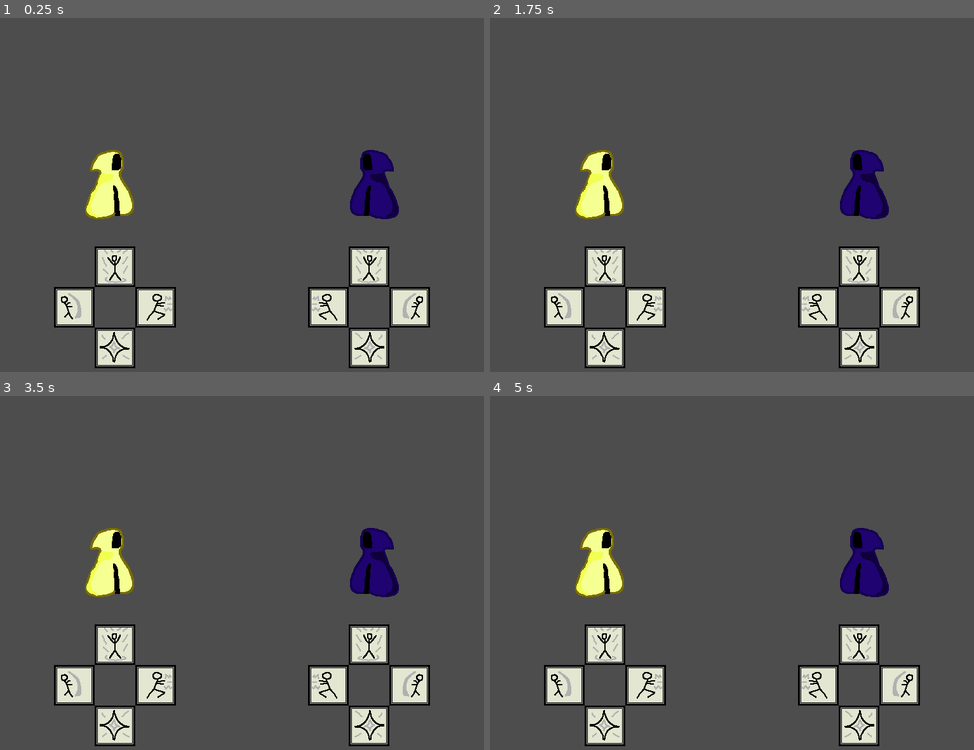
Above: before the commit, frames 1-4 (two rows, left to right).
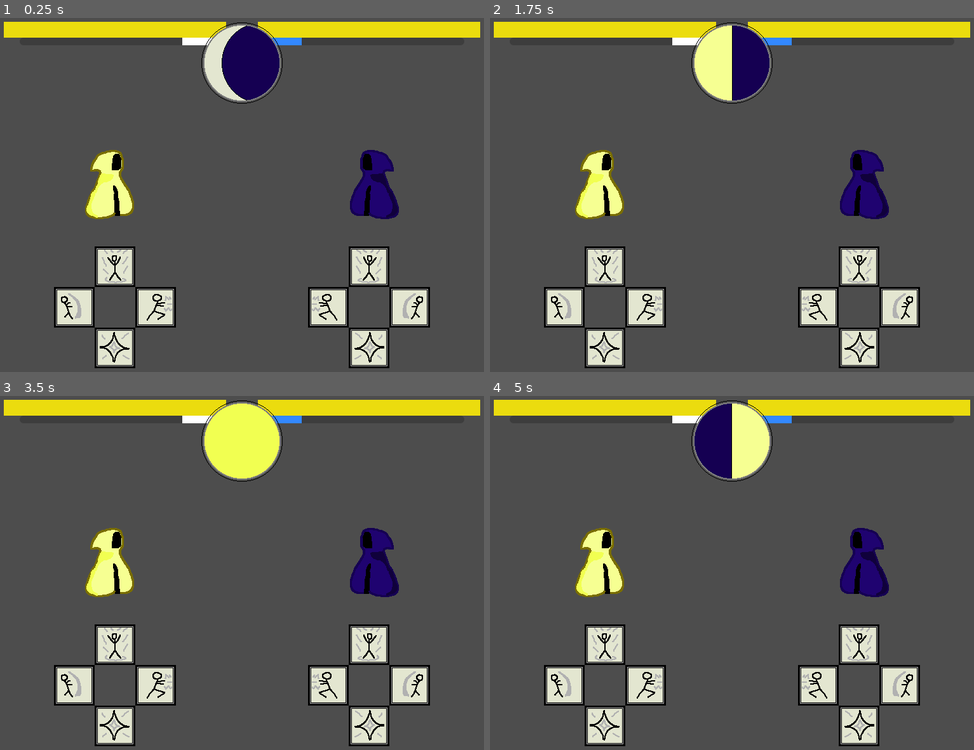
Above: after the commit, the same moments.

Repository: SamBumgardner/final-midnight
Game: Godot game, scene res://gameplay/test_scene.tscn
Same seed, same stepped clock (60 frames per second), same inputs: the game is played once before the commit and once after it.
Inputs:
- Up to frame 1 (0.25 s): no input
- Up to frame 2 (1.75 s): tap Enter (ui_accept) at 0.5, 0.6, 0.77, 1.07, 1.35, 1.52 s
- Up to frame 3 (3.5 s): tap Enter (ui_accept) at 1.82, 2.1, 2.75, 2.85, 3.02, 3.32 s
- Up to frame 4 (5 s): tap Enter (ui_accept) at 3.6, 3.77, 4.07, 4.35, 4.52, 4.82 s

The runs differ from the first frame. In frame 1, 7.1% of the frame differs, in the area x 0-100%, y 1-25%; in frame 2, 7.1%; in frame 3, 7.1%; in frame 4, 7.1%.

Commit message:
connected player to hud, finish game over

Diff:
--- a/gameplay/test_scene.gd
+++ b/gameplay/test_scene.gd
@@ -2,6 +2,17 @@
 
 signal resolve_round_actions
 signal new_round
+signal game_over
+
+const TURN_NUMBER_FINAL = 5
+const TURN_MOON_PHASES = [
+	GlobalConstants.MoonPhases.CRESCENT,
+	GlobalConstants.MoonPhases.HALF,
+	GlobalConstants.MoonPhases.FULL,
+	GlobalConstants.MoonPhases.HALF,
+	GlobalConstants.MoonPhases.CRESCENT,
+]
+var turn_number = 0
 
 # Called when the node enters the scene tree for the first time.
 func _ready():
@@ -9,9 +20,21 @@
 	connect("resolve_round_actions", $Player2._on_resolve_round_actions)
 	connect("new_round", $Player1/ControlPalette._on_new_round)
 	connect("new_round", $Player2/ControlPalette._on_new_round)
+	connect("game_over", $Player1/ControlPalette._on_game_over)
+	connect("game_over", $Player2/ControlPalette._on_game_over)
+	connect("new_round", $Hud._on_new_round)
+	connect("game_over", $Hud._on_game_over)
+
+	emit_signal("new_round", turn_number, TURN_MOON_PHASES[turn_number])
 
 # Called every frame. 'delta' is the elapsed time since the previous frame.
 func _process(delta):
 	if Input.is_action_just_pressed("ui_accept"):
-		emit_signal("resolve_round_actions", [0, 1], [$Player1, $Player2], [$Player1/ControlPalette.current_action, $Player2/ControlPalette.current_action], GlobalConstants.MoonPhases.CRESCENT)
-		emit_signal("new_round")
+		emit_signal("resolve_round_actions", [0, 1], [$Player1, $Player2], [$Player1/ControlPalette.current_action, $Player2/ControlPalette.current_action], TURN_MOON_PHASES[turn_number])
+		if(_check_game_over()):
+			emit_signal("game_over")
+		turn_number = (turn_number + 1) % 5
+		emit_signal("new_round", turn_number, TURN_MOON_PHASES[turn_number])
+
+func _check_game_over():
+	return $Player1.health <= 0 or $Player2.health <=0
--- a/gameplay/test_scene.tscn
+++ b/gameplay/test_scene.tscn
@@ -1,7 +1,8 @@
-[gd_scene load_steps=3 format=3 uid="uid://c882gi2vo050k"]
+[gd_scene load_steps=4 format=3 uid="uid://c882gi2vo050k"]
 
 [ext_resource type="Script" path="res://gameplay/test_scene.gd" id="1_q6wjb"]
 [ext_resource type="PackedScene" uid="uid://bomodjcon6ive" path="res://player/Player.tscn" id="2_qrmxx"]
+[ext_resource type="PackedScene" uid="uid://by506lrsgi7qw" path="res://hud/Hud.tscn" id="3_wo64q"]
 
 [node name="test_scene" type="Node2D"]
 script = ExtResource("1_q6wjb")
@@ -13,3 +14,7 @@
 position = Vector2(600, 275)
 scale = Vector2(-1, 1)
 player_number = 1
+
+[node name="Hud" parent="." node_paths=PackedStringArray("player0", "player1") instance=ExtResource("3_wo64q")]
+player0 = NodePath("../Player1")
+player1 = NodePath("../Player2")
--- /dev/null
+++ b/hud/Hud.gd
@@ -0,0 +1,49 @@
+extends CanvasLayer
+
+class_name Hud
+
+@export var player0:Player
+@export var player1:Player
+
+const GAME_OVER_TEXT_TEMPLATE = \
+"[center]%s
+IS WORTHY[/center]"
+
+# Called when the node enters the scene tree for the first time.
+func _ready():
+	pass # Replace with function body.
+
+func _on_new_round(round_number, _moon_phase):
+	$MoonPhase.frame = round_number + 1
+
+# Called every frame. 'delta' is the elapsed time since the previous frame.
+func _process(delta):
+	$p0Health.value = player0.health
+	$p0Health/p0Charge.value = player0.charge
+	$p1Health.value = player1.health
+	$p1Health/p1Charge.value = player1.charge
+
+func _on_game_over():
+	_format_game_over_text()
+	$AnimationPlayer.play("GameOverAnimation")
+
+func _format_game_over_text():
+	var p0_defeat = player0.health <= 0
+	var p1_defeat = player1.health <= 0
+	var gameOverText = $GameOverGroup/GameOverText as RichTextLabel
+	var worthy_name = "MOON"
+	if p1_defeat and !p0_defeat:
+		worthy_name = "P1"
+	elif p0_defeat and !p1_defeat:
+		worthy_name = "P2"
+	elif p0_defeat and p1_defeat:
+		worthy_name = "NOBODY"
+	else:
+		if player0.health > player1.health:
+			worthy_name = "P1"
+		elif player0.health < player1.health:
+			worthy_name = "P2"
+		else:
+			worthy_name = "NOBODY"
+
+	gameOverText.text = GAME_OVER_TEXT_TEMPLATE % worthy_name
--- /dev/null
+++ b/hud/Hud.tscn
@@ -0,0 +1,249 @@
+[gd_scene load_steps=9 format=3 uid="uid://by506lrsgi7qw"]
+
+[ext_resource type="Texture2D" uid="uid://bv754pd1x1m6a" path="res://assets/moon_phases.png" id="1_7dq4i"]
+[ext_resource type="Script" path="res://hud/Hud.gd" id="1_d0cnq"]
+
+[sub_resource type="StyleBoxFlat" id="StyleBoxFlat_w6uk2"]
+bg_color = Color(0.921569, 0.862745, 0.054902, 1)
+
+[sub_resource type="StyleBoxFlat" id="StyleBoxFlat_lctva"]
+bg_color = Color(1, 1, 1, 1)
+
+[sub_resource type="StyleBoxFlat" id="StyleBoxFlat_ujdmx"]
+bg_color = Color(0.921569, 0.862745, 0.054902, 1)
+
+[sub_resource type="StyleBoxFlat" id="StyleBoxFlat_011d0"]
+bg_color = Color(0.2, 0.533333, 1, 1)
+
+[sub_resource type="Animation" id="Animation_frb6j"]
+resource_name = "GameOverAnimation"
+length = 5.0
+tracks/0/type = "value"
+tracks/0/imported = false
+tracks/0/enabled = true
+tracks/0/path = NodePath("GameOverGroup/FlyByText:position")
+tracks/0/interp = 1
+tracks/0/loop_wrap = true
+tracks/0/keys = {
+"times": PackedFloat32Array(1, 3),
+"transitions": PackedFloat32Array(1, 1),
+"update": 0,
+"values": [Vector2(-546, 163), Vector2(900, 163)]
+}
+tracks/1/type = "value"
+tracks/1/imported = false
+tracks/1/enabled = true
+tracks/1/path = NodePath("GameOverGroup/FlyByText3:position")
+tracks/1/interp = 1
+tracks/1/loop_wrap = true
+tracks/1/keys = {
+"times": PackedFloat32Array(1, 2.3),
+"transitions": PackedFloat32Array(1, 1),
+"update": 0,
+"values": [Vector2(-380, 461), Vector2(1200, 461)]
+}
+tracks/2/type = "value"
+tracks/2/imported = false
+tracks/2/enabled = true
+tracks/2/path = NodePath("GameOverGroup/FlyByText2:position")
+tracks/2/interp = 1
+tracks/2/loop_wrap = true
+tracks/2/keys = {
+"times": PackedFloat32Array(1, 2.7),
+"transitions": PackedFloat32Array(1, 1),
+"update": 0,
+"values": [Vector2(843, 356), Vector2(-300, 356)]
+}
+tracks/3/type = "value"
+tracks/3/imported = false
+tracks/3/enabled = true
+tracks/3/path = NodePath("GameOverGroup/FlyByText4:position")
+tracks/3/interp = 1
+tracks/3/loop_wrap = true
+tracks/3/keys = {
+"times": PackedFloat32Array(1, 1.9),
+"transitions": PackedFloat32Array(1, 1),
+"update": 0,
+"values": [Vector2(836, 104), Vector2(-300, 104)]
+}
+tracks/4/type = "value"
+tracks/4/imported = false
+tracks/4/enabled = true
+tracks/4/path = NodePath("GameOverGroup/GameOverText:visible")
+tracks/4/interp = 1
+tracks/4/loop_wrap = true
+tracks/4/keys = {
+"times": PackedFloat32Array(1, 4),
+"transitions": PackedFloat32Array(1, 1),
+"update": 1,
+"values": [false, true]
+}
+
+[sub_resource type="AnimationLibrary" id="AnimationLibrary_m6u36"]
+_data = {
+"GameOverAnimation": SubResource("Animation_frb6j")
+}
+
+[node name="Hud" type="CanvasLayer"]
+process_mode = 3
+script = ExtResource("1_d0cnq")
+
+[node name="p0Health" type="ProgressBar" parent="."]
+offset_left = 25.0
+offset_top = 25.0
+offset_right = 375.0
+offset_bottom = 50.0
+theme_override_styles/fill = SubResource("StyleBoxFlat_w6uk2")
+max_value = 5.0
+step = 1.0
+value = 3.0
+fill_mode = 1
+show_percentage = false
+
+[node name="p0Charge" type="ProgressBar" parent="p0Health"]
+layout_mode = 0
+offset_left = 25.0
+offset_top = 25.0
+offset_right = 345.0
+offset_bottom = 37.0
+theme_override_styles/fill = SubResource("StyleBoxFlat_lctva")
+max_value = 5.0
+step = 1.0
+value = 1.0
+fill_mode = 1
+show_percentage = false
+
+[node name="p1Health" type="ProgressBar" parent="."]
+layout_direction = 3
+offset_left = 25.0
+offset_top = 25.0
+offset_right = 375.0
+offset_bottom = 50.0
+theme_override_styles/fill = SubResource("StyleBoxFlat_ujdmx")
+max_value = 5.0
+step = 1.0
+value = 2.0
+fill_mode = 1
+show_percentage = false
+
+[node name="p1Charge" type="ProgressBar" parent="p1Health"]
+layout_direction = 3
+layout_mode = 0
+offset_left = 25.0
+offset_top = 25.0
+offset_right = 345.0
+offset_bottom = 37.0
+theme_override_styles/fill = SubResource("StyleBoxFlat_011d0")
+max_value = 5.0
+step = 1.0
+value = 3.0
+fill_mode = 1
+show_percentage = false
+
+[node name="MoonPhase" type="Sprite2D" parent="."]
+position = Vector2(400, 90)
+texture = ExtResource("1_7dq4i")
+hframes = 2
+vframes = 3
+
+[node name="AnimationPlayer" type="AnimationPlayer" parent="."]
+libraries = {
+"": SubResource("AnimationLibrary_m6u36")
+}
+
+[node name="GameOverGroup" type="Control" parent="."]
+layout_mode = 3
+anchors_preset = 0
+offset_right = 40.0
+offset_bottom = 40.0
+
+[node name="FlyByText" type="RichTextLabel" parent="GameOverGroup"]
+layout_mode = 1
+anchors_preset = 8
+anchor_left = 0.5
+anchor_top = 0.5
+anchor_right = 0.5
+anchor_bottom = 0.5
+offset_left = 880.0
+offset_top = 143.0
+offset_right = 1230.0
+offset_bottom = 245.0
+grow_horizontal = 2
+grow_vertical = 2
+theme_override_font_sizes/italics_font_size = 72
+bbcode_enabled = true
+text = "[i]DECISION[/i]"
+
+[node name="FlyByText2" type="RichTextLabel" parent="GameOverGroup"]
+layout_mode = 1
+anchors_preset = 8
+anchor_left = 0.5
+anchor_top = 0.5
+anchor_right = 0.5
+anchor_bottom = 0.5
+offset_left = -320.0
+offset_top = 336.0
+offset_right = 29.995
+offset_bottom = 438.0
+grow_horizontal = 2
+grow_vertical = 2
+theme_override_font_sizes/italics_font_size = 48
+bbcode_enabled = true
+text = "[i]DECISION[/i]"
+
+[node name="FlyByText3" type="RichTextLabel" parent="GameOverGroup"]
+layout_mode = 1
+anchors_preset = 8
+anchor_left = 0.5
+anchor_top = 0.5
+anchor_right = 0.5
+anchor_bottom = 0.5
+offset_left = 1180.0
+offset_top = 441.0
+offset_right = 1530.0
+offset_bottom = 543.0
+grow_horizontal = 2
+grow_vertical = 2
+theme_override_font_sizes/italics_font_size = 72
+bbcode_enabled = true
+text = "[i]DECISION[/i]"
+
+[node name="FlyByText4" type="RichTextLabel" parent="GameOverGroup"]
+layout_mode = 1
+anchors_preset = 8
+anchor_left = 0.5
+anchor_top = 0.5
+anchor_right = 0.5
+anchor_bottom = 0.5
+offset_left = -320.0
+offset_top = 84.0
+offset_right = 30.002
+offset_bottom = 186.0
+grow_horizontal = 2
+grow_vertical = 2
+theme_override_font_sizes/italics_font_size = 28
+bbcode_enabled = true
+text = "[i]DECISION[/i]"
+
+[node name="GameOverText" type="RichTextLabel" parent="GameOverGroup"]
+visible = false
+layout_mode = 1
+anchors_preset = 8
+anchor_left = 0.5
+anchor_top = 0.5
+anchor_right = 0.5
+anchor_bottom = 0.5
+offset_left = 127.0
+offset_top = 229.0
+offset_right = 633.0
+offset_bottom = 331.0
+grow_horizontal = 2
+grow_vertical = 2
+theme_override_colors/font_outline_color = Color(0, 0, 0, 1)
+theme_override_constants/outline_size = 15
+theme_override_font_sizes/normal_font_size = 72
+bbcode_enabled = true
+text = "[center]%s
+IS WORTHY[/center]"
+fit_content = true
+scroll_active = false
--- a/player/ChargeParticles.gd
+++ b/player/ChargeParticles.gd
@@ -6,9 +6,12 @@
 	_on_charge_changed(1, "")
 
 func _on_charge_changed(charge, _player_number):
-	amount = charge * charge
-	lifetime = .5 * charge
-	lifetime_randomness = 1 - .2 * charge
-	spread = 25 * charge
-	scale_amount_min = 3 * charge
-	scale_amount_max = 8 * charge
+	if charge == 0:
+		emitting = false
+	else:
+		amount = charge * charge
+		lifetime = .5 * charge
+		lifetime_randomness = 1 - .2 * charge
+		spread = 25 * charge
+		scale_amount_min = 3 * charge
+		scale_amount_max = 8 * charge
--- a/player/ControlPalette/ControlPalette.gd
+++ b/player/ControlPalette/ControlPalette.gd
@@ -19,13 +19,15 @@
 var pressed_actions_stack = []
 var disabled_actions = []
 
+var game_over = false
+
 # Called when the node enters the scene tree for the first time.
 func _ready():
 	for child in get_children():
 		connect("action_activated", child._on_action_activated)
 		connect("actions_disabled", child._on_actions_disabled)
 
-func _on_new_round():
+func _on_new_round(_turn_number, _turn_moon_phase):
 	previous_action = current_action
 	current_action = GlobalConstants.Actions.NONE
 	emit_signal("action_activated", current_action)
@@ -34,6 +36,9 @@
 	emit_signal("actions_disabled", disabled_actions)
 
 	pressed_actions_stack.clear()
+
+func _on_game_over():
+	game_over = true
 
 func determine_disabled_actions():
 	var actions_to_disable = []
@@ -69,6 +74,7 @@
 		emit_signal("action_activated", current_action)
 
 func _process(delta):
-	_update_pressed_actions_stack()
-	if !pressed_actions_stack.is_empty():
-		_action_selected(pressed_actions_stack.back())
+	if (!game_over):
+		_update_pressed_actions_stack()
+		if !pressed_actions_stack.is_empty():
+			_action_selected(pressed_actions_stack.back())
--- a/player/Player.gd
+++ b/player/Player.gd
@@ -30,6 +30,18 @@
 			opponent = players[active_player_id]
 			opponent_action = player_actions[active_player_id]
 
+	match my_action:
+		GlobalConstants.Actions.CHARGE:
+			if opponent_action != GlobalConstants.Actions.DAZE:
+				$PlayerSprite/AnimationPlayer.play("charge")
+				_gain_charge(moon_phase)
+		GlobalConstants.Actions.ATTACK:
+			$PlayerSprite/AnimationPlayer.play("attack")
+		GlobalConstants.Actions.DAZE:
+			$PlayerSprite/AnimationPlayer.play("daze")
+		GlobalConstants.Actions.BLOCK:
+			$PlayerSprite/AnimationPlayer.play("block")
+
 	match opponent_action:
 		GlobalConstants.Actions.ATTACK:
 			if my_action == GlobalConstants.Actions.BLOCK:
@@ -47,20 +59,11 @@
 				_hurt(1)
 				# become dazed
 
-	match my_action:
-		GlobalConstants.Actions.CHARGE:
-			if opponent_action != GlobalConstants.Actions.DAZE:
-				$PlayerSprite/AnimationPlayer.play("charge")
-				_gain_charge(moon_phase)
-		GlobalConstants.Actions.ATTACK:
-			$PlayerSprite/AnimationPlayer.play("attack")
-		GlobalConstants.Actions.DAZE:
-			$PlayerSprite/AnimationPlayer.play("daze")
-		GlobalConstants.Actions.BLOCK:
-			$PlayerSprite/AnimationPlayer.play("block")
-
 func _hurt(damage):
 	health -= damage
+	if health <= 0:
+		emit_signal("charge_changed", 0, player_number)
+		$PlayerSprite/AnimationPlayer.queue("defeat")
 
 func _lose_charge():
 	charge = min_charge
--- a/player/Player.tscn
+++ b/player/Player.tscn
@@ -105,12 +105,41 @@
 "values": [Vector2(0, 0), Vector2(-50, 0), Vector2(50, 0), Vector2(0, 0)]
 }
 
+[sub_resource type="Animation" id="Animation_toum6"]
+resource_name = "defeat"
+length = 4.0
+tracks/0/type = "value"
+tracks/0/imported = false
+tracks/0/enabled = true
+tracks/0/path = NodePath(".:rotation")
+tracks/0/interp = 1
+tracks/0/loop_wrap = true
+tracks/0/keys = {
+"times": PackedFloat32Array(0, 2.2, 2.4),
+"transitions": PackedFloat32Array(1, 1, 1),
+"update": 0,
+"values": [0.0, 0.0, -1.5708]
+}
+tracks/1/type = "value"
+tracks/1/imported = false
+tracks/1/enabled = true
+tracks/1/path = NodePath(".:position")
+tracks/1/interp = 1
+tracks/1/loop_wrap = true
+tracks/1/keys = {
+"times": PackedFloat32Array(0, 0.2, 0.4, 0.6, 0.8, 1, 1.2, 1.4, 2.2),
+"transitions": PackedFloat32Array(1, 1, 1, 1, 1, 1, 1, 1, 1),
+"update": 0,
+"values": [Vector2(0, 0), Vector2(-11, -7), Vector2(-28, -1), Vector2(-28, -1), Vector2(-21, -15), Vector2(0, 0), Vector2(-17, -18), Vector2(-23, -1), Vector2(-23, -1)]
+}
+
 [sub_resource type="AnimationLibrary" id="AnimationLibrary_5ktlv"]
 _data = {
 "attack": SubResource("Animation_5os7n"),
 "block": SubResource("Animation_gkwx7"),
 "charge": SubResource("Animation_0jy22"),
-"daze": SubResource("Animation_vjv14")
+"daze": SubResource("Animation_vjv14"),
+"defeat": SubResource("Animation_toum6")
 }
 
 [node name="Player" type="Node2D"]
Binary file added: assets/moon_phases.png
Not shown, added: assets/moon_phases.png.import
Not shown: 1 places in player/Player.tscn that only renumber resources
